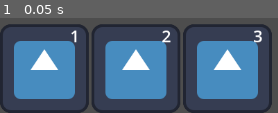
Above: before the commit, frame 1.
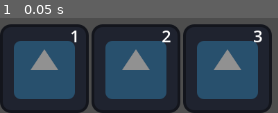
Above: after the commit, the same moment.

Repository: telmotrooper/mephistos-wrath
Game: Godot game, scene res://main.tscn
Same seed, same stepped clock (60 frames per second), same inputs: the game is played once before the commit and once after it. The engine's default icon, where the game draws it, is replaced by a stand-in: a white triangle on a blue panel in a dark square.
Inputs:
- Up to frame 1 (0.05 s): no input

The runs differ from the first frame. In frame 1, 77% of the frame differs, in the area x 1-97%, y 9-97%.

Commit message:
Buttons can have different cooldowns

Diff:
--- a/ability_button.gd
+++ b/ability_button.gd
@@ -2,11 +2,19 @@
 
 @export var key: StringName
 @export var label: String
+@export var cooldown_time: float = 1.0
+
+var spinning := false
 
 func _ready():
 	$Label.text = label
 
 func _physics_process(_delta):
-	if Input.is_action_just_pressed(key) and not $AnimationPlayer.is_playing():
+	if Input.is_action_just_pressed(key) and not spinning:
+		spinning = true
 		print("pressed ", self.name)
-		$AnimationPlayer.play("rotate")
+
+		value = 0
+		var tween = create_tween()
+		tween.tween_property(self, "value", 100, cooldown_time)
+		tween.tween_callback(func(): spinning = false)
--- a/ability_button.tscn
+++ b/ability_button.tscn
@@ -1,60 +1,17 @@
-[gd_scene load_steps=7 format=3 uid="uid://dhundnaj0qca3"]
+[gd_scene load_steps=4 format=3 uid="uid://dhundnaj0qca3"]
 
 [ext_resource type="Texture2D" uid="uid://dmdj47fj1vupk" path="res://icon.svg" id="1_55vxe"]
 [ext_resource type="Script" path="res://ability_button.gd" id="2_f5roc"]
-
-[sub_resource type="Animation" id="Animation_at0ot"]
-length = 0.001
-tracks/0/type = "value"
-tracks/0/imported = false
-tracks/0/enabled = true
-tracks/0/path = NodePath(".:value")
-tracks/0/interp = 1
-tracks/0/loop_wrap = true
-tracks/0/keys = {
-"times": PackedFloat32Array(0),
-"transitions": PackedFloat32Array(1),
-"update": 0,
-"values": [100.0]
-}
-
-[sub_resource type="Animation" id="Animation_4jwax"]
-resource_name = "rotate"
-length = 2.5
-tracks/0/type = "value"
-tracks/0/imported = false
-tracks/0/enabled = true
-tracks/0/path = NodePath(".:value")
-tracks/0/interp = 1
-tracks/0/loop_wrap = true
-tracks/0/keys = {
-"times": PackedFloat32Array(0, 2.5),
-"transitions": PackedFloat32Array(1, 1),
-"update": 0,
-"values": [0.0, 100.0]
-}
-
-[sub_resource type="AnimationLibrary" id="AnimationLibrary_atiuy"]
-_data = {
-"RESET": SubResource("Animation_at0ot"),
-"rotate": SubResource("Animation_4jwax")
-}
 
 [sub_resource type="Theme" id="Theme_cpg4t"]
 Label/font_sizes/font_size = 24
 
 [node name="AbilityButton" type="TextureProgressBar"]
-value = 100.0
 fill_mode = 4
 texture_under = ExtResource("1_55vxe")
 texture_progress = ExtResource("1_55vxe")
 tint_under = Color(0.568627, 0.568627, 0.568627, 1)
 script = ExtResource("2_f5roc")
-
-[node name="AnimationPlayer" type="AnimationPlayer" parent="."]
-libraries = {
-"": SubResource("AnimationLibrary_atiuy")
-}
 
 [node name="Label" type="Label" parent="."]
 layout_mode = 1
--- a/main.tscn
+++ b/main.tscn
@@ -25,11 +25,13 @@
 layout_mode = 2
 key = &"hotkey_1"
 label = "1"
+cooldown_time = 3.0
 
 [node name="AbilityButton2" parent="HBoxContainer" instance=ExtResource("1_65hv6")]
 layout_mode = 2
 key = &"hotkey_2"
 label = "2"
+cooldown_time = 2.0
 
 [node name="AbilityButton3" parent="HBoxContainer" instance=ExtResource("1_65hv6")]
 layout_mode = 2
